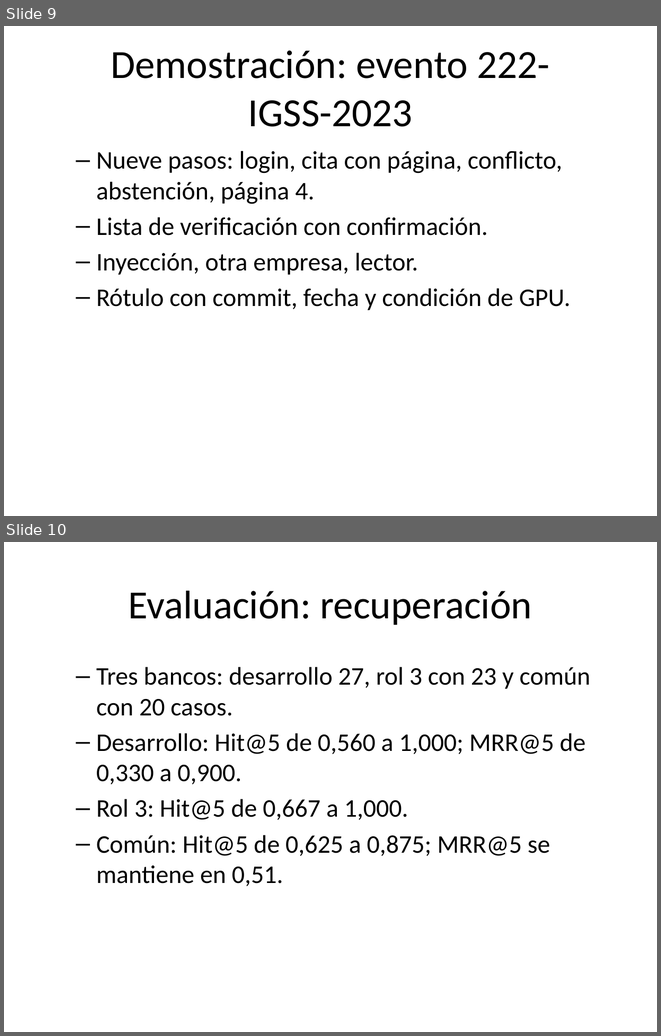
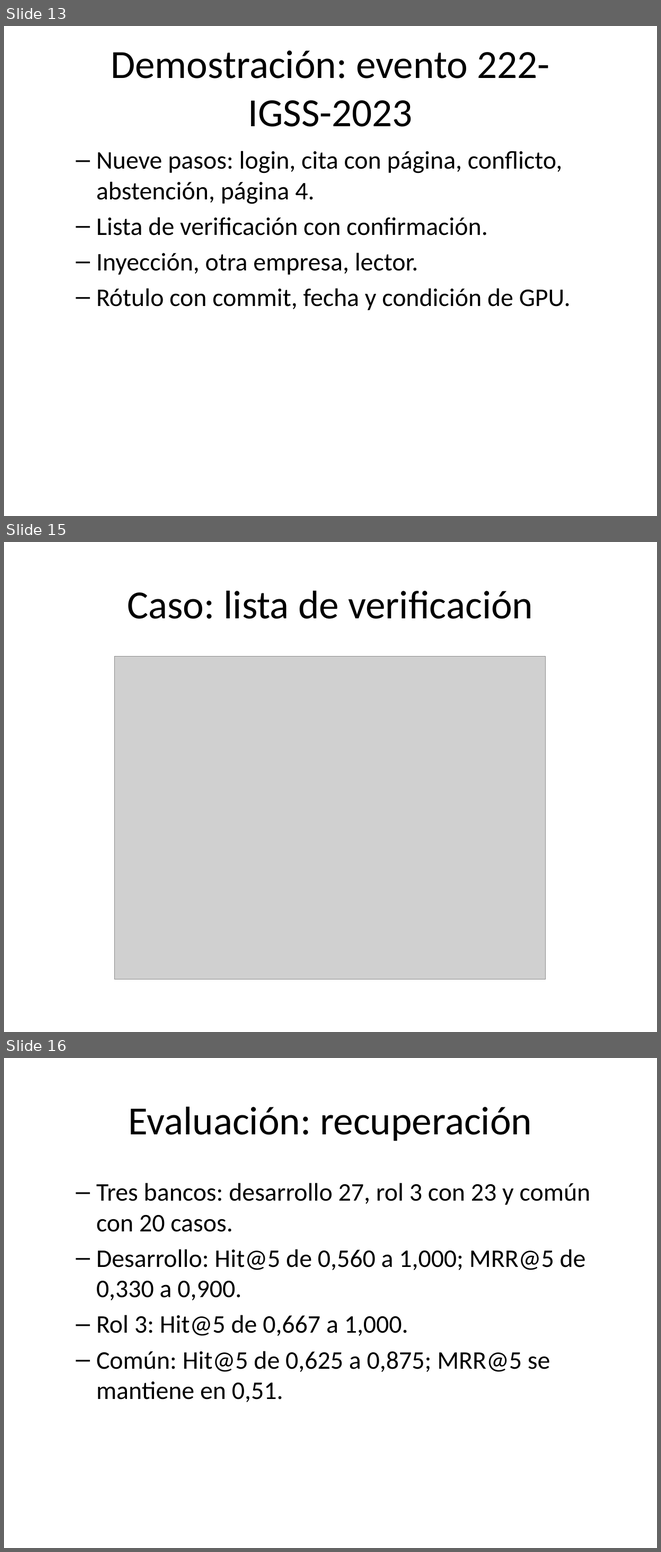
Before and after one commit to donmatthiuz/NLP, a slide deck: docs/presentacion/Diapositivas.pptx. Shown one above the other, each under a label of ours: slides 9 and 10 before the commit, slides 13, 15 and 16 after it; the slides between them are not shown. The pictures are 661x1036 and 661x1552 pixels, drawn with LibreOffice and Linux fonts; fonts in the diff are those of the drawing; grey boxes stand for pictures. Boxes give left, top, right and bottom in pixels: in the first picture for what was removed or moved away, otherwise in the second. Text is boxed around its words. In the diff, an @@ line names an element or a change of style, - is before the commit and + after.

```diff
--- a/docs/presentacion/Diapositivas.pptx
+++ b/docs/presentacion/Diapositivas.pptx
@@ slide 15 added at [4,542,657,1032], background #FFFFFF @@
@@ title added at [127,590,533,619], 44 pt, text #000000 @@
+Caso: lista de verificación
@@ picture added at [114,656,545,979] @@
@@ what was slide 9 is now slide 13 @@
@@ what was slide 10 is now slide 16 @@
```
Also in this commit, not shown: 1 slide changed, 6 other slides added, 1 slide removed, 3 other files.
